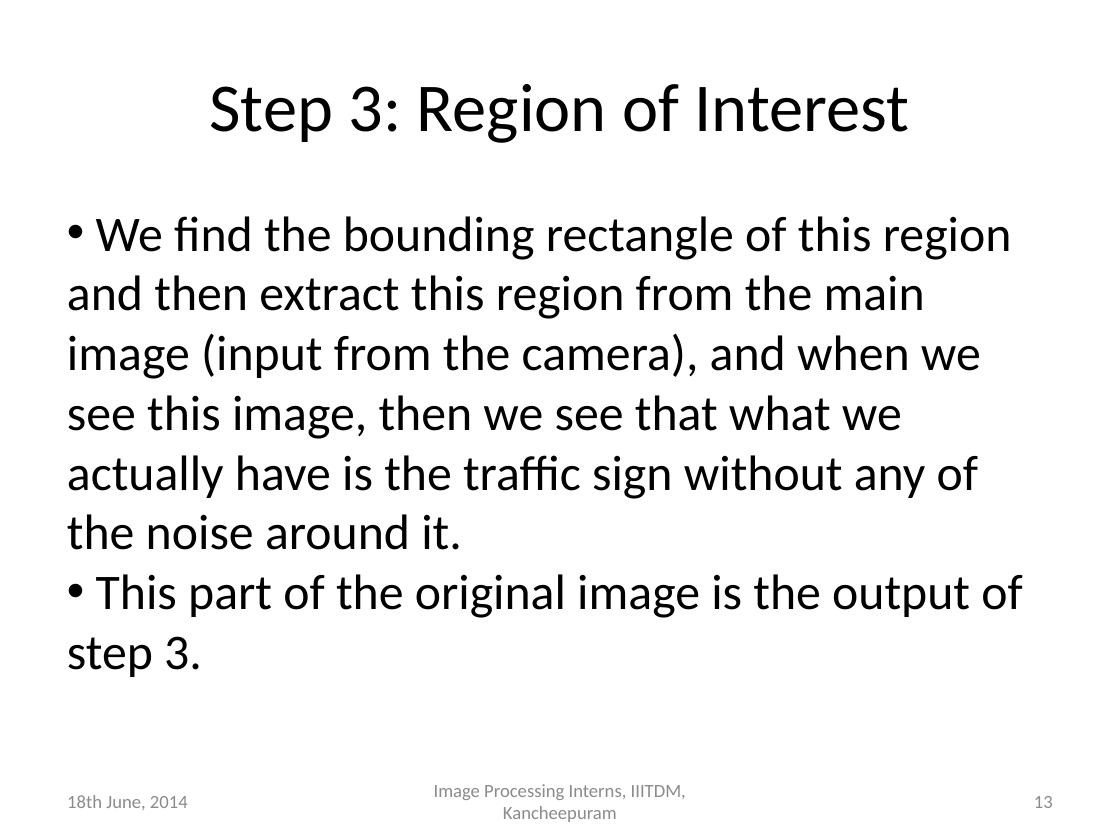
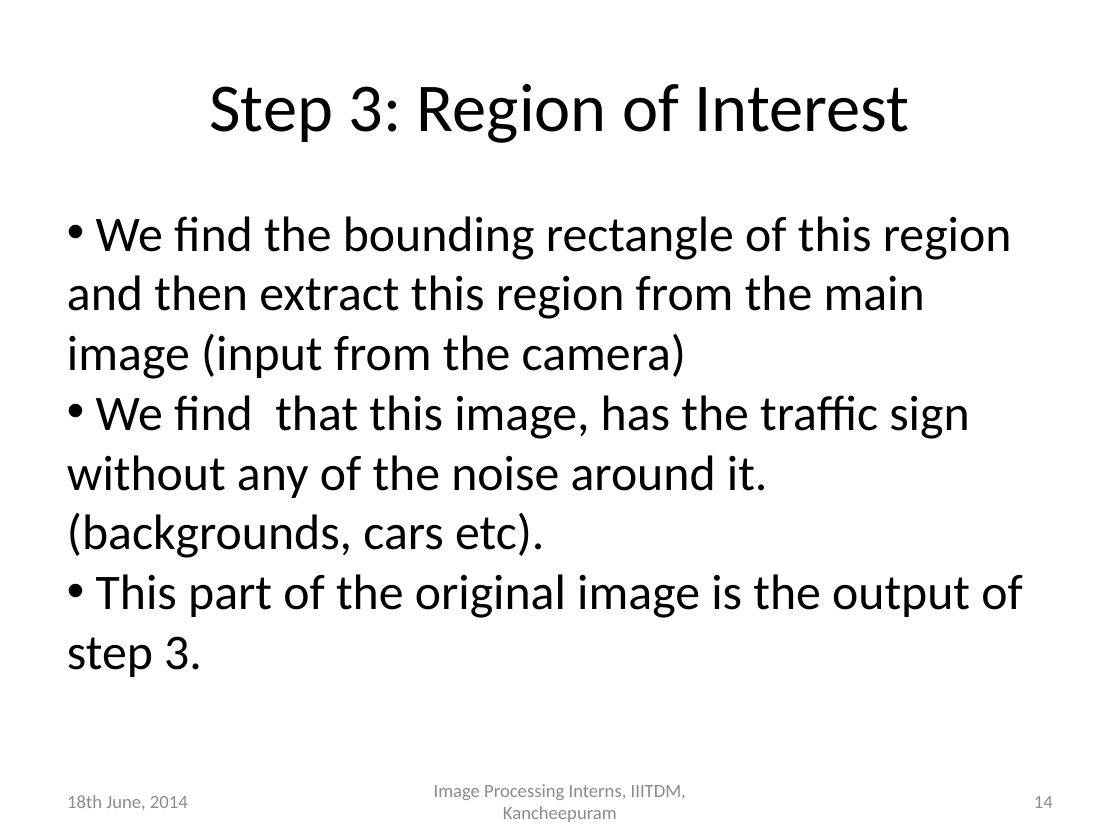
Before and after one commit to defuchocolate/traffic-sign-recog, a slide deck: slide 14 of Presentation1.pptx (slide 13 before the commit). Drawn at 1120x840 pixels with LibreOffice and Linux fonts; fonts in the diff are those of the drawing. Boxes give left, top, right and bottom in pixels: in the first picture for what was removed or moved away, otherwise in the second. Text is boxed around its words. In the diff, an @@ line names an element or a change of style, - is before the commit and + after.

Commit message:
Edited the presentation. Almost completed presentation.
Tested the shape recognising module with a blob extracted from a real
image, but that did not work. Will have to work on it more.

```diff
--- a/Presentation1.pptx
+++ b/Presentation1.pptx
@@ text at <box>67,216,1012,558</box>: text changed @@
-• We find the bounding rectangle of this region and then extract this region from the main image (input from the camera), and when we see this image, then we see that what we actually have is the traffic sign without any of the noise around it.
+• We find the bounding rectangle of this region and then extract this region from the main image (input from the camera)
+• We find that this image, has the traffic sign without any of the noise around it. (backgrounds, cars etc).
@@ page number at <box>1034,796,1053,808</box>: text changed @@
-13
+14
```
Also in this commit, not shown: 7 other slides changed, 11 slides added, 15 other files.
